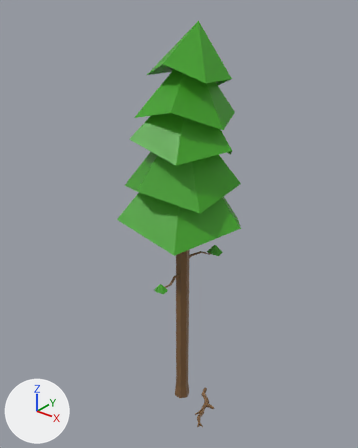
A saved change to the FBX model Exports/Tree/Tree_01.fbx.
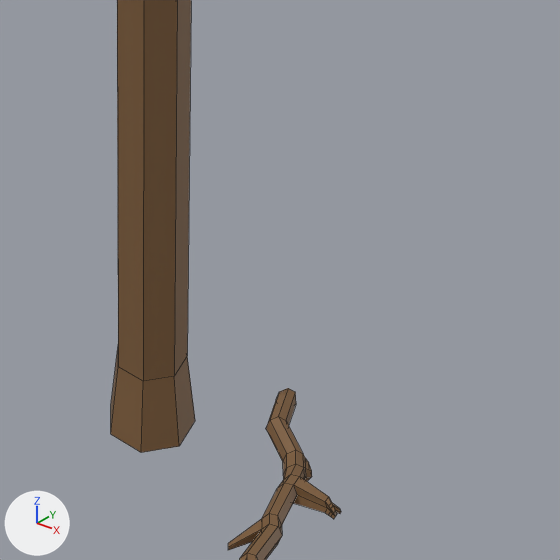
Old and new are each drawn whole from a 50 mm camera at (1.98, -2.503, 3.138) aimed at (-0.059, 0.046, 1.557) and again close up on the part from 44% to 70% of the width and 72% to 93% of the height. The axes (+X, +Y, +Z) are drawn at lower left. The lights are the same throughout. The close-ups show mesh edges as thin lines.

Names of what the first close-up shows: 'Tree_01'.
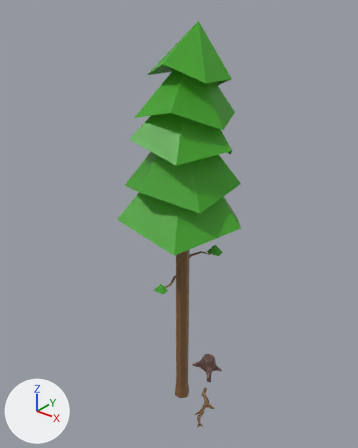
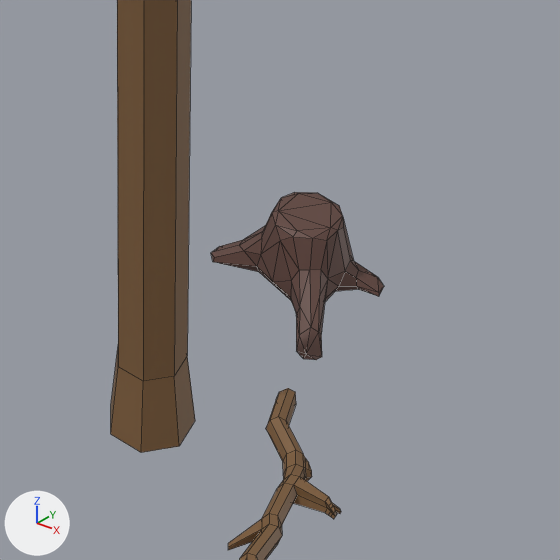
The newer file is also turned or shifted as a whole; pictures and numbers use the older file's frame.

What the commit changed:
Material 'Material.001' (mat_material_001) is new.
Its base color is (0.124, 0.0609, 0.0485) (brown #63463e).
me_cylinder_001 is used by ob_tree_01; location (0.0, 0.0, 0.0).
me_cylinder_001 had 259 vertices, 245 faces and spanned x -0.47..0.47, y -0.43..0.41, z 0.0..2.93.
me_cylinder_001 now has 368 vertices, 422 faces and spans x -0.47..0.47, y -0.43..0.5, z 0.0..2.93.
me_cylinder_001 part 1: a new loose piece of 109 vertices spanning x -0.13..0.14, y 0.23..0.5, z 0.0..0.13, in mat_material_001 (brown #63463e).
me_cylinder_001 now uses material mat_material_001 (brown #63463e).

Location of each change, (x1, y1, x2, y2) in pixels of the close-ups (560 x 560 px):
'Tree_01', reshaped
    before: (111, 0, 341, 560)
    after: (111, 0, 384, 560)
part 1 of me_cylinder_001, added (brown)
    after: (211, 192, 384, 360)
